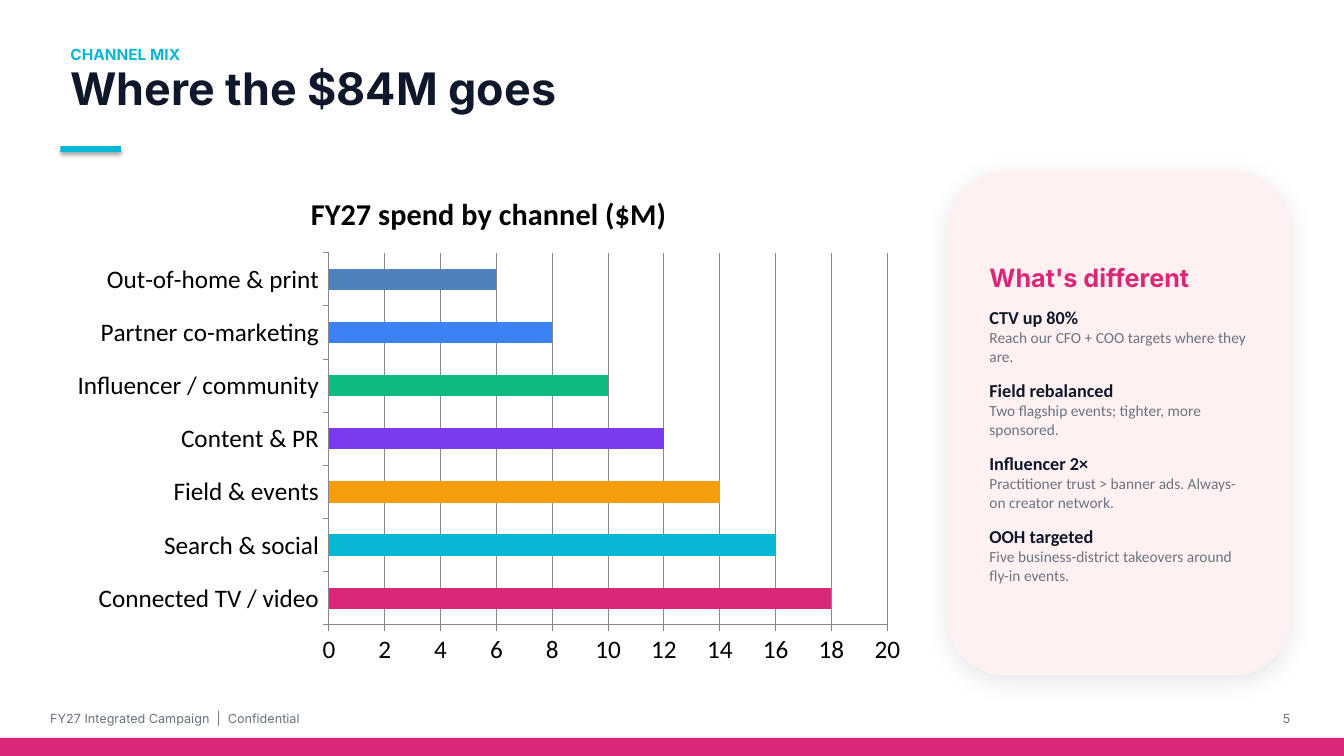
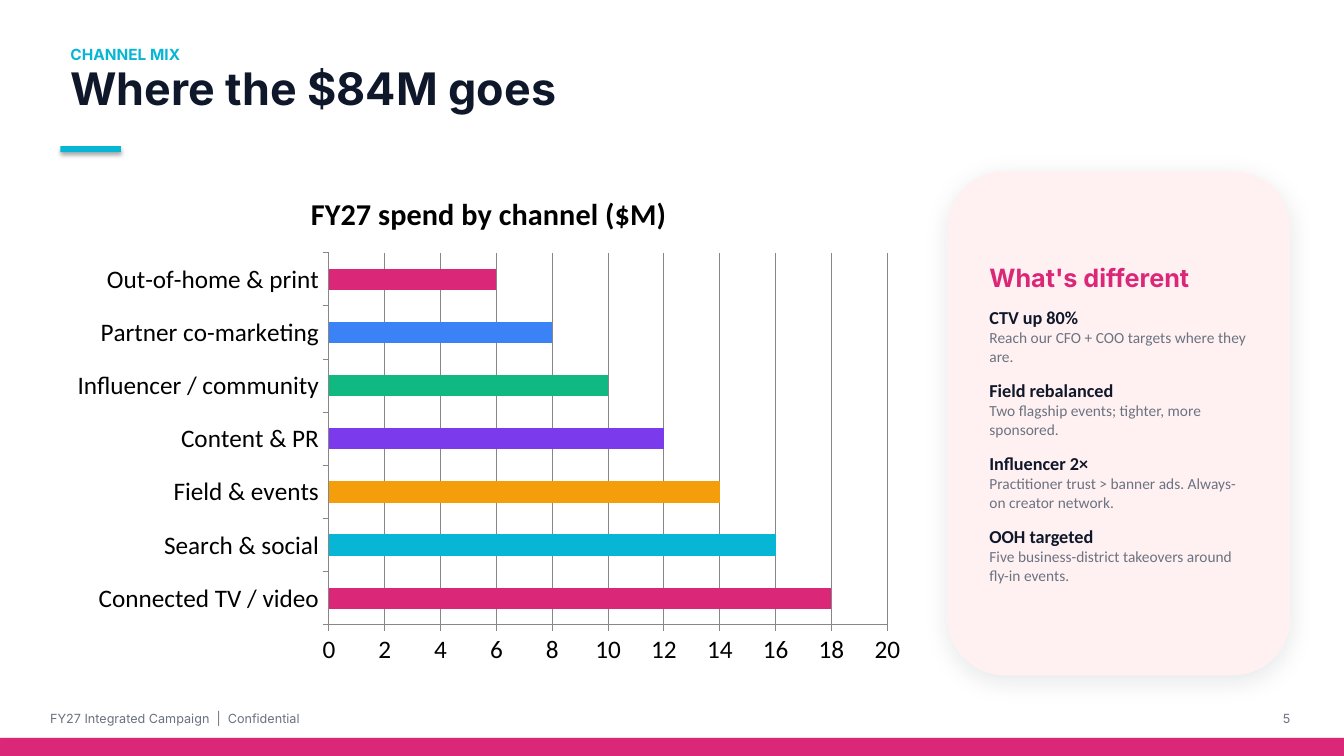
Before and after one commit to CodeHalwell/python-pptx, a slide deck: slide 5 of examples/real_world/_out/10_marketing_campaign.pptx. Drawn at 1344x756 pixels with LibreOffice and Linux fonts; fonts in the diff are those of the drawing. Boxes give left, top, right and bottom in pixels: in the first picture for what was removed or moved away, otherwise in the second. Text is boxed around its words. In the diff, an @@ line names an element or a change of style, - is before the commit and + after.

```diff
--- a/examples/real_world/_out/10_marketing_campaign.pptx
+++ b/examples/real_world/_out/10_marketing_campaign.pptx
@@ bar chart at (60, 171, 918, 676) @@
@@ colours of single points changed @@
```
Also in this commit, not shown: 3 other files.
